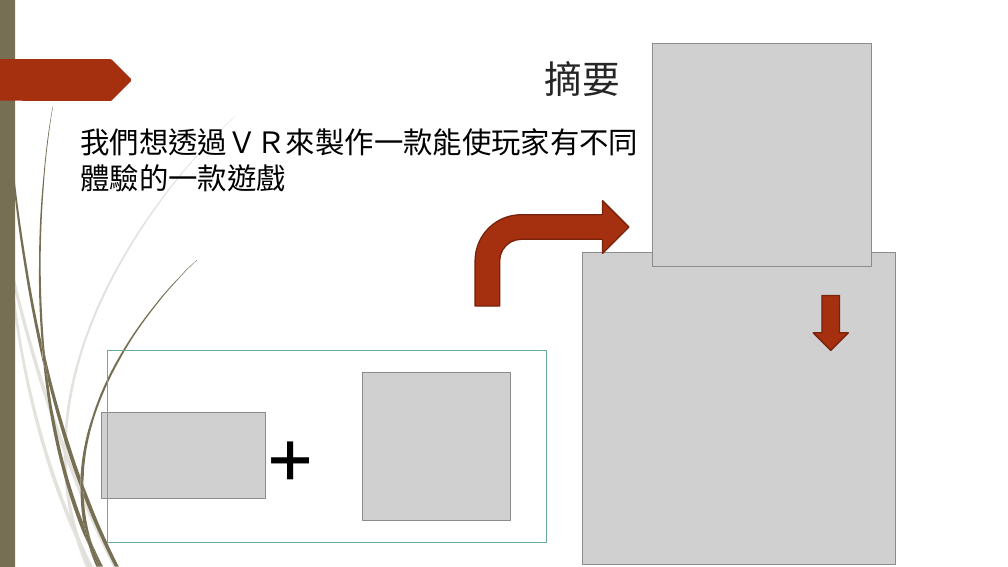
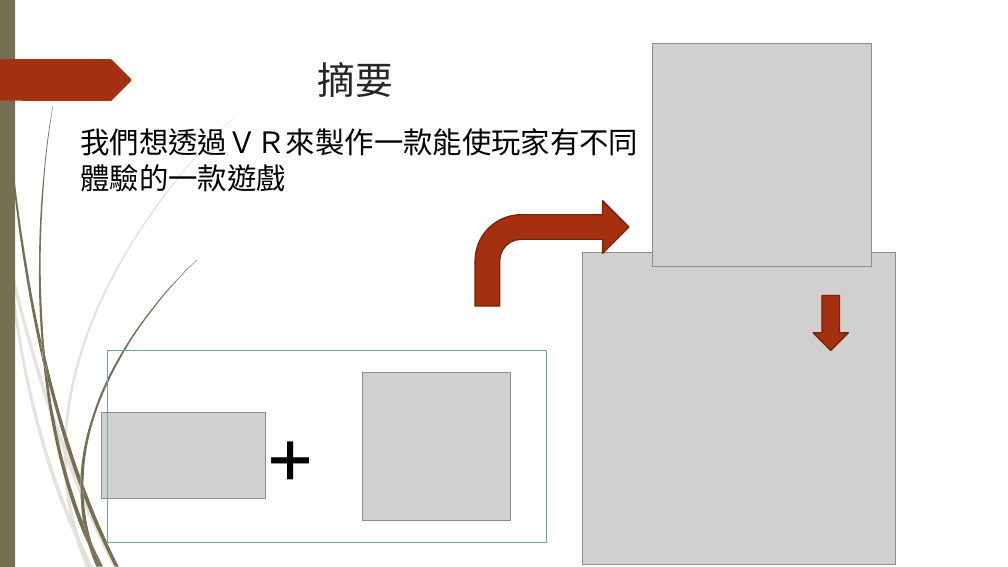
Before and after one commit to kewen0604/107_SE_Team2, a slide deck: slide 2 of 軟體工程期末專題報告.pptx. Drawn at 1008x567 pixels with LibreOffice and Linux fonts; fonts in the diff are those of the drawing; grey boxes stand for pictures. Boxes give left, top, right and bottom in pixels: in the first picture for what was removed or moved away, otherwise in the second. Text is boxed around its words. In the diff, an @@ line names an element or a change of style, - is before the commit and + after.

```diff
--- a/軟體工程期末專題報告.pptx
+++ b/軟體工程期末專題報告.pptx
@@ title "摘要" moved from (x1=545, y1=61, x2=621, y2=96) to (x1=317, y1=62, x2=393, y2=97) @@
```
Also in this commit, not shown: 3 other slides changed, 1 slide added, 1 slide removed, 1 other file.
